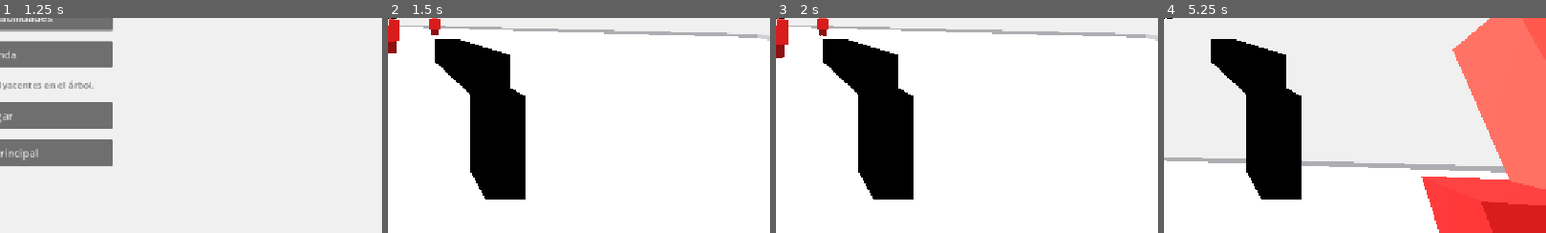
Above: before the commit, frames 1-4 (left to right).
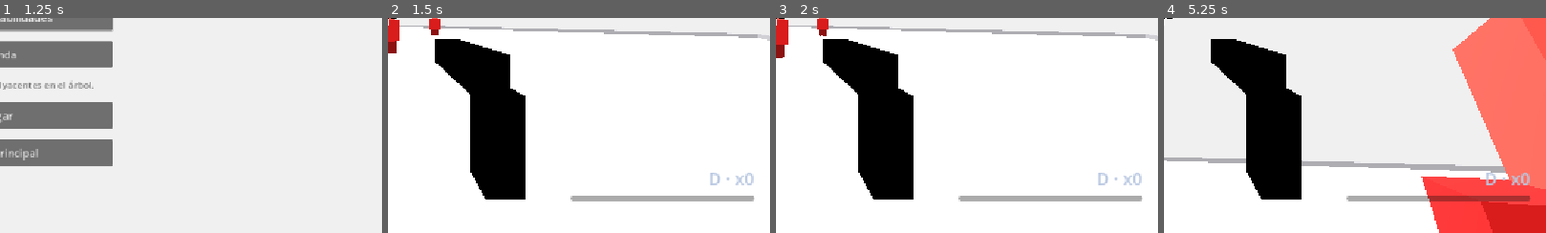
Above: after the commit, the same moments.

Repository: Veilen1/Deadline
Game: Godot game, scene res://scenes/ui/main_menu.tscn
The game is run twice, just before and just after one commit, with the same random seed, the same clock (stepped at 60 frames per second) and the same inputs.
Inputs (mouse positions are % of the whole screen's width and height, from its top left):
- Up to frame 1 (1.25 s): click "Jugar" at 0.5 s
- Up to frame 2 (1.5 s): click "Jugar" at 1.25 s
- Up to frame 3 (2 s): no input
- Up to frame 4 (5.25 s): move the mouse to (55, 50) at 2.02 s; hold W (move_forward) from 2.03 s (still down); tap Space (jump) at 2.1, 2.27, 2.57, 3.02, 3.05, 3.32, 3.6, 4.52, 4.55, 4.82, 5.1 s; move the mouse to (45, 50) at 2.77 s; click (45, 50) at 2.85 s; move the mouse to (52, 48) at 3.52 s; move the mouse to (49, 52) at 4.27 s; click (49, 52) at 4.35 s; move the mouse to (57, 51) at 5.02 s
The pictures show only the part of the screen within x 50-100%, y 50-100%; the shares and areas given below are measured in that part.

Frame 1 is identical in both runs. In frame 2, 1.5% of the frame differs, in the area x 47-96%, y 72-86%; in frame 3, 1.5%; in frame 4, 1.6%.

Commit message:
feat(style): agregar medidor ultrakill, criticos y efectos de camara

Diff:
--- a/project.godot
+++ b/project.godot
@@ -20,6 +20,7 @@
 GameState="*res://scripts/autoloads/game_state.gd"
 EventBus="*res://scripts/autoloads/event_bus.gd"
 Settings="*res://scripts/autoloads/settings.gd"
+StyleSystem="*res://scripts/autoloads/style_system.gd"
 
 [input]
 
--- a/scenes/actors/enemies/enemy_base.gd
+++ b/scenes/actors/enemies/enemy_base.gd
@@ -82,6 +82,8 @@
 		effect_position = _hitbox_position(hit_zone)
 	EventBus.enemy_hit.emit(self, hit_zone, final_damage, final_money)
 	EventBus.damage_number_requested.emit(effect_position, final_damage)
+	if hit_zone == "head":
+		EventBus.critical_hit.emit(effect_position, final_damage)
 
 	if current_health <= 0.0:
 		EventBus.enemy_killed.emit(self, hit_zone)
--- a/scenes/actors/player/player.gd
+++ b/scenes/actors/player/player.gd
@@ -21,6 +21,11 @@
 @export_group("Audio")
 @export var footstep_interval: float = 0.42
 @export var footstep_min_speed: float = 0.5
+
+@export_group("Style Camera")
+@export var style_fov_per_rank: float = 1.6
+@export var shake_duration: float = 0.18
+@export var shake_strength: float = 0.03
 
 @onready var camera: Camera3D = $Camera3D
 @onready var shoot_origin: Marker3D = $Camera3D/ShootOrigin
@@ -38,6 +43,11 @@
 var _fire_timer: float = 0.0
 var _regen_delay_timer: float = 0.0
 var _ammo_regen_accumulator: float = 0.0
+var _base_fov: float = 75.0
+var _target_fov: float = 75.0
+var _style_rank: int = 0
+var _shake_time: float = 0.0
+var _shake_peak: float = 0.0
 
 
 func _ready() -> void:
@@ -52,15 +62,45 @@
 		push_warning("Player: falta weapon_data")
 
 	Settings.settings_changed.connect(_apply_live_settings)
+	StyleSystem.style_changed.connect(_on_style_changed)
+	StyleSystem.rank_up.connect(_on_rank_up)
 	_apply_live_settings()
 	Input.mouse_mode = Input.MOUSE_MODE_CAPTURED
 	camera.position.y = camera_height
 	# TODO: Fase 1.3 — viewmodel/brazos en primera persona (el mesh del cuerpo está oculto).
 
 
+func _process(delta: float) -> void:
+	if not is_instance_valid(camera):
+		return
+
+	camera.fov = lerpf(camera.fov, _target_fov, 1.0 - exp(-10.0 * delta))
+
+	if _shake_time > 0.0:
+		_shake_time = maxf(_shake_time - delta, 0.0)
+		var ratio: float = _shake_time / maxf(shake_duration, 0.01)
+		camera.h_offset = randf_range(-1.0, 1.0) * _shake_peak * ratio
+		camera.v_offset = randf_range(-1.0, 1.0) * _shake_peak * ratio
+	else:
+		camera.h_offset = 0.0
+		camera.v_offset = 0.0
+
+
+func _on_style_changed(_rank: String, rank_index: int, _progress: float, _combo: int) -> void:
+	_style_rank = rank_index
+	_target_fov = _base_fov + float(_style_rank) * style_fov_per_rank
+
+
+func _on_rank_up(_rank: String, rank_index: int) -> void:
+	_shake_time = shake_duration
+	_shake_peak = shake_strength * (1.0 + float(rank_index) * 0.25)
+
+
 func _apply_live_settings() -> void:
 	if is_instance_valid(camera):
-		camera.fov = Settings.fov
+		_base_fov = Settings.fov
+		_target_fov = _base_fov + float(_style_rank) * style_fov_per_rank
+		camera.fov = _target_fov
 	mouse_sensitivity = Settings.mouse_sensitivity
 
 
--- /dev/null
+++ b/scenes/effects/spark_burst.gd
@@ -0,0 +1,11 @@
+extends CPUParticles3D
+
+## Chispas de impacto crítico. Se autodestruyen después de emitir.
+
+func start(world_position: Vector3, critical: bool) -> void:
+	global_position = world_position
+	color = Color(1.0, 0.8, 0.2, 1.0) if critical else Color(0.3, 0.85, 1.0, 1.0)
+	emitting = true
+
+	await get_tree().create_timer(lifetime + 0.25, false).timeout
+	queue_free()
--- /dev/null
+++ b/scenes/effects/spark_burst.tscn
@@ -0,0 +1,32 @@
+[gd_scene load_steps=4 format=3]
+
+[ext_resource type="Script" path="res://scenes/effects/spark_burst.gd" id="1_spark"]
+
+[sub_resource type="BoxMesh" id="BoxMesh_spark"]
+size = Vector3(0.05, 0.05, 0.05)
+
+[sub_resource type="StandardMaterial3D" id="StandardMaterial3D_spark"]
+shading_mode = 0
+albedo_color = Color(1, 1, 1, 1)
+emission_enabled = true
+emission = Color(1, 0.8, 0.2, 1)
+emission_energy_multiplier = 4.0
+
+[node name="SparkBurst" type="CPUParticles3D" groups=["spark_bursts"]]
+cast_shadow = 0
+emitting = false
+amount = 18
+lifetime = 0.35
+one_shot = true
+explosiveness = 1.0
+local_coords = false
+mesh = SubResource("BoxMesh_spark")
+material_override = SubResource("StandardMaterial3D_spark")
+direction = Vector3(0, 1, 0)
+spread = 180.0
+gravity = Vector3(0, -8, 0)
+initial_velocity_min = 3.0
+initial_velocity_max = 7.0
+scale_amount_min = 0.04
+scale_amount_max = 0.12
+script = ExtResource("1_spark")
--- a/scenes/main.gd
+++ b/scenes/main.gd
@@ -1,6 +1,7 @@
 extends Node3D
 
 const DAMAGE_NUMBER_SCENE: PackedScene = preload("res://scenes/effects/damage_number.tscn")
+const SPARK_BURST_SCENE: PackedScene = preload("res://scenes/effects/spark_burst.tscn")
 const ZONE_SCENES = [
 	preload("res://scenes/levels/zone_01.tscn"),
 	preload("res://scenes/levels/zone_02.tscn"),
@@ -18,6 +19,8 @@
 @onready var health_label: Label = $CanvasLayer/HealthLabel
 @onready var ammo_label: Label = $CanvasLayer/AmmoLabel
 @onready var ammo_bar: ProgressBar = $CanvasLayer/AmmoBar
+@onready var style_label: Label = $CanvasLayer/StyleLabel
+@onready var style_bar: ProgressBar = $CanvasLayer/StyleBar
 @onready var boss_label: Label = $CanvasLayer/BossLabel
 @onready var boss_bar: ProgressBar = $CanvasLayer/BossBar
 @onready var boss_hp_label: Label = $CanvasLayer/BossHpLabel
@@ -39,6 +42,8 @@
 	EventBus.player_damaged.connect(_on_player_damaged)
 	EventBus.player_died.connect(_on_player_died)
 	EventBus.ammo_changed.connect(_on_ammo_changed)
+	EventBus.critical_hit.connect(_on_critical_hit)
+	StyleSystem.style_changed.connect(_on_style_changed)
 	EventBus.wave_started.connect(_on_wave_started)
 	EventBus.zone_completed.connect(_on_zone_completed)
 	EventBus.damage_number_requested.connect(_on_damage_number_requested)
@@ -183,6 +188,38 @@
 	ammo_bar.value = current
 
 
+func _on_style_changed(rank: String, rank_index: int, progress: float, combo: int) -> void:
+	style_label.text = "%s · x%d" % [rank, combo]
+	style_label.add_theme_color_override("font_color", _style_color(rank_index))
+	style_bar.value = progress
+
+
+func _on_critical_hit(world_position: Vector3, _damage: float) -> void:
+	var sparks: Node3D = SPARK_BURST_SCENE.instantiate() as Node3D
+	add_child(sparks)
+	sparks.call("start", world_position, true)
+
+
+func _style_color(rank_index: int) -> Color:
+	match rank_index:
+		0:
+			return Color(0.72, 0.78, 0.88, 1)
+		1:
+			return Color(0.4, 0.75, 1.0, 1)
+		2:
+			return Color(0.3, 0.9, 0.85, 1)
+		3:
+			return Color(0.4, 0.95, 0.55, 1)
+		4:
+			return Color(0.95, 0.8, 0.25, 1)
+		5:
+			return Color(1.0, 0.55, 0.2, 1)
+		6:
+			return Color(1.0, 0.3, 0.25, 1)
+		_:
+			return Color(1.0, 0.4, 0.9, 1)
+
+
 func _on_player_died() -> void:
 	GameState.end_run("death")
 
--- a/scenes/main.tscn
+++ b/scenes/main.tscn
@@ -40,6 +40,20 @@
 corner_radius_bottom_right = 3
 corner_radius_bottom_left = 3
 
+[sub_resource type="StyleBoxFlat" id="StyleBoxFlat_style_bg"]
+bg_color = Color(0.05, 0.05, 0.05, 0.35)
+corner_radius_top_left = 3
+corner_radius_top_right = 3
+corner_radius_bottom_right = 3
+corner_radius_bottom_left = 3
+
+[sub_resource type="StyleBoxFlat" id="StyleBoxFlat_style_fill"]
+bg_color = Color(0.95, 0.75, 0.25, 1)
+corner_radius_top_left = 3
+corner_radius_top_right = 3
+corner_radius_bottom_right = 3
+corner_radius_bottom_left = 3
+
 [node name="Main" type="Node3D"]
 script = ExtResource("1_main")
 
@@ -180,6 +194,39 @@
 
 [node name="Minimap" parent="CanvasLayer" instance=ExtResource("7_minimap")]
 
+[node name="StyleLabel" type="Label" parent="CanvasLayer"]
+anchor_left = 1.0
+anchor_top = 1.0
+anchor_right = 1.0
+anchor_bottom = 1.0
+offset_left = -300.0
+offset_top = -100.0
+offset_right = -24.0
+offset_bottom = -64.0
+grow_horizontal = 0
+grow_vertical = 0
+theme_override_colors/font_color = Color(0.72, 0.78, 0.88, 1)
+theme_override_font_sizes/font_size = 26
+text = "D · x0"
+horizontal_alignment = 2
+
+[node name="StyleBar" type="ProgressBar" parent="CanvasLayer"]
+anchor_left = 1.0
+anchor_top = 1.0
+anchor_right = 1.0
+anchor_bottom = 1.0
+offset_left = -300.0
+offset_top = -56.0
+offset_right = -24.0
+offset_bottom = -48.0
+grow_horizontal = 0
+grow_vertical = 0
+max_value = 1.0
+value = 0.0
+show_percentage = false
+theme_override_styles/background = SubResource("StyleBoxFlat_style_bg")
+theme_override_styles/fill = SubResource("StyleBoxFlat_style_fill")
+
 [node name="ZoneBanner" type="Label" parent="CanvasLayer"]
 visible = false
 anchor_left = 0.5
--- a/scripts/autoloads/event_bus.gd
+++ b/scripts/autoloads/event_bus.gd
@@ -10,6 +10,7 @@
 signal player_damaged(amount: float)
 signal player_died
 signal ammo_changed(current: int, maximum: int)
+signal critical_hit(world_position: Vector3, damage: float)
 
 signal boss_spawned(boss: Node, max_health: float)
 signal boss_health_changed(current_health: float, max_health: float)
--- /dev/null
+++ b/scripts/autoloads/style_system.gd
@@ -0,0 +1,97 @@
+extends Node
+
+## Medidor de estilo tipo arcade: los golpes y kills suben combo y rango;
+## si dejás de atacar, el estilo decae. El techo es ULTRAKILL.
+
+signal style_changed(rank: String, rank_index: int, progress: float, combo: int)
+signal rank_up(rank: String, rank_index: int)
+
+const RANKS: Array[String] = ["D", "C", "B", "A", "S", "SS", "SSS", "ULTRAKILL"]
+const THRESHOLDS: Array[float] = [0.0, 6.0, 14.0, 26.0, 42.0, 64.0, 92.0, 130.0]
+const DECAY_RATE: float = 3.5
+const COMBO_TIMEOUT: float = 2.6
+const MAX_POINTS: float = 160.0
+
+var style_points: float = 0.0
+var combo: int = 0
+var rank_index: int = 0
+var _decay_timer: float = 0.0
+var _last_emit_bucket: int = -999
+
+
+func _ready() -> void:
+	EventBus.enemy_hit.connect(_on_enemy_hit)
+	EventBus.enemy_killed.connect(_on_enemy_killed)
+	GameState.run_started.connect(reset_style)
+
+
+func reset_style() -> void:
+	style_points = 0.0
+	combo = 0
+	rank_index = 0
+	_decay_timer = 0.0
+	_last_emit_bucket = -999
+	style_changed.emit(RANKS[0], 0, 0.0, 0)
+
+
+func _process(delta: float) -> void:
+	if style_points <= 0.0 and combo <= 0:
+		return
+
+	_decay_timer = maxf(_decay_timer - delta, 0.0)
+	if _decay_timer <= 0.0:
+		combo = 0
+		style_points = maxf(style_points - DECAY_RATE * delta, 0.0)
+
+	_recalculate_rank()
+	_emit_if_needed(false)
+
+
+func _on_enemy_hit(_enemy: Node, hit_zone: String, damage: float, _money_value: int) -> void:
+	var points: float = damage * 0.1
+	if hit_zone == "head":
+		points += 2.5
+	_add_points(points)
+	combo += 1
+	_decay_timer = COMBO_TIMEOUT
+	_emit_if_needed(true)
+
+
+func _on_enemy_killed(_enemy: Node, _hit_zone: String) -> void:
+	_add_points(4.0)
+	combo += 1
+	_decay_timer = COMBO_TIMEOUT
+	_emit_if_needed(true)
+
+
+func _add_points(points: float) -> void:
+	style_points = clampf(style_points + points, 0.0, MAX_POINTS)
+	_recalculate_rank()
+
+
+func _recalculate_rank() -> void:
+	var new_rank: int = 0
+	for index in range(THRESHOLDS.size()):
+		if style_points >= THRESHOLDS[index]:
+			new_rank = index
+
+	if new_rank > rank_index:
+		rank_index = new_rank
+		rank_up.emit(RANKS[rank_index], rank_index)
+	elif new_rank < rank_index:
+		rank_index = new_rank
+
+
+func rank_progress() -> float:
+	if rank_index >= RANKS.size() - 1:
+		return 1.0
+	var current: float = THRESHOLDS[rank_index]
+	var next: float = THRESHOLDS[rank_index + 1]
+	return clampf((style_points - current) / maxf(next - current, 0.01), 0.0, 1.0)
+
+
+func _emit_if_needed(force: bool) -> void:
+	var bucket: int = int(style_points * 2.0)
+	if force or bucket != _last_emit_bucket:
+		_last_emit_bucket = bucket
+		style_changed.emit(RANKS[rank_index], rank_index, rank_progress(), combo)
Not shown, added: scenes/effects/spark_burst.gd.uid
Not shown: 1 places in scenes/main.tscn that only renumber resources
Not shown, added: scripts/autoloads/style_system.gd.uid
Not shown, changed: CHANGELOG.md
Not shown, added: docs/STYLE_REFERENCE.md
